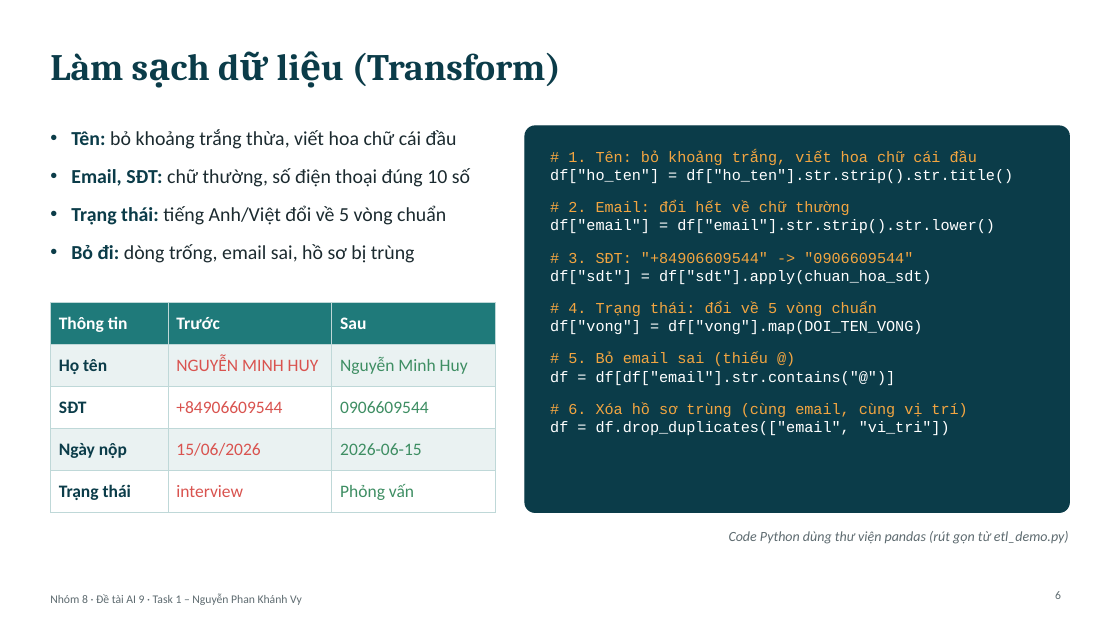
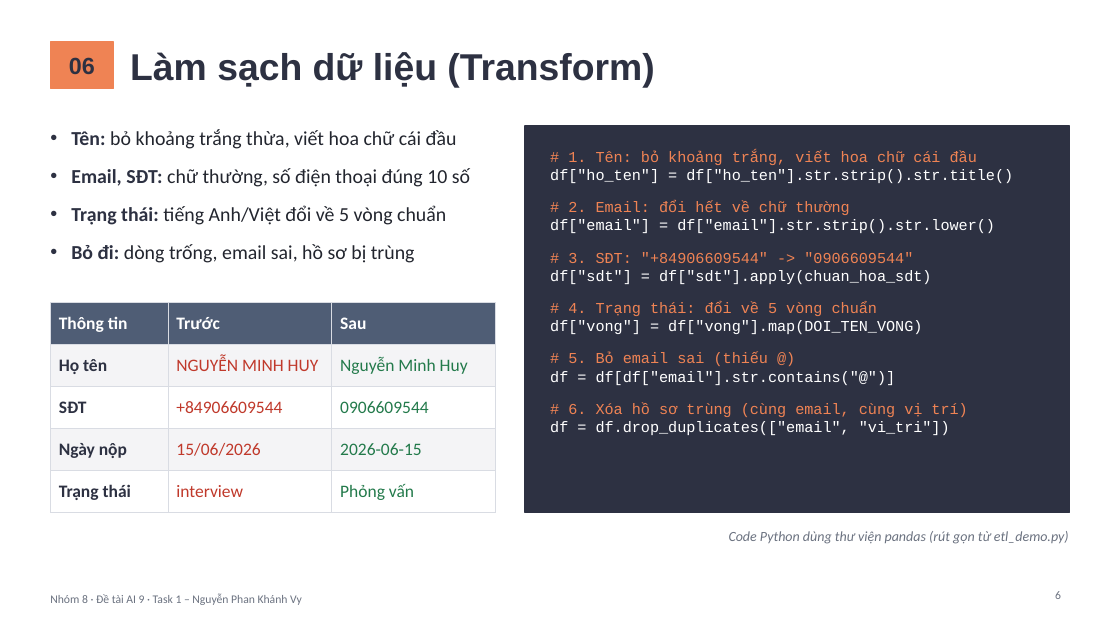
Before and after one commit to PhucHoang3010/Vietnamese-News-Classification, a slide deck: slide 6 of bai_tap_python_nhom8/task1_nguyen_phan_khanh_vy/2431540032_NguyenPhanKhanhVy.pptx. Drawn at 1120x630 pixels with LibreOffice and Linux fonts; fonts in the diff are those of the drawing. Boxes give left, top, right and bottom in pixels: in the first picture for what was removed or moved away, otherwise in the second. Text is boxed around its words. In the diff, an @@ line names an element or a change of style, - is before the commit and + after.

```diff
--- a/bai_tap_python_nhom8/task1_nguyen_phan_khanh_vy/2431540032_NguyenPhanKhanhVy.pptx
+++ b/bai_tap_python_nhom8/task1_nguyen_phan_khanh_vy/2431540032_NguyenPhanKhanhVy.pptx
@@ title "Làm sạch dữ liệu (Transform)": place and size @@
-title "Làm sạch dữ liệu (Transform)" at box(50, 53, 561, 86)
+title "Làm sạch dữ liệu (Transform)" at box(130, 52, 654, 87)
@@ title "Làm sạch dữ liệu (Transform)" at box(130, 52, 654, 87): font Cambria to Arial, text colour #0B3C49 to #2D3142 @@
@@ rectangle added at box(50, 42, 113, 88), fill #EF8354, outline #EF8354 1 pt @@
@@ text added at box(69, 57, 95, 74), 20 pt, text #2D3142, bold @@
+06
@@ text "Tên: bỏ khoảng trắng thừa, ..." at box(71, 129, 470, 263): text colour #0B3C49 to #2D3142 in "Tên:", "Email, SĐT:", "Trạng thái:", "Bỏ đi:"; text colour #1B2A2F to #22252E in "bỏ khoảng trắng thừa, viết hoa chữ ...", "chữ thường, số điện thoại đúng 10 ...", "tiếng Anh/Việt đổi về 5 vòng chuẩn", "dòng trống, email sai, hồ sơ bị ..." @@
@@ rounded rectangle removed at box(525, 126, 1070, 513) @@
@@ rectangle added at box(525, 126, 1070, 513), fill #2D3142, outline #2D3142 1 pt @@
@@ text at box(568, 151, 977, 417): text colour #F2A541 to #EF8354 in "# 1. Tên: bỏ khoảng trắng, viết ...", "# 2. Email: đổi hết về chữ ...", "# 3. SĐT: "+84906609544" -> "0906609544"", "# 4. Trạng thái: đổi về 5 ..." and 2 more places @@
@@ table at box(50, 302, 496, 504) @@
@@ fill #1F7A7A to #4F5D75 in row 1 @@
@@ fill #EAF2F2 to #F4F4F6 in 6 cells @@
@@ text colour #0B3C49 to #2D3142 in "Họ tên", "SĐT", "Ngày nộp", "Trạng thái" @@
@@ text colour #D9534F to #C0392B in "NGUYỄN MINH HUY", "+84906609544", "15/06/2026", "interview" @@
@@ text colour #3E8E63 to #237A4B in "Nguyễn Minh Huy", "0906609544", "2026-06-15", "Phỏng vấn" @@
@@ borders changed @@
@@ text "Code Python dùng thư viện ..." at box(729, 531, 1069, 544): text colour #5E6B70 to #6B7280 @@
@@ text "Nhóm 8 · Đề tài ..." at box(50, 593, 302, 605): text colour #5E6B70 to #6B7280 @@
```
Also in this commit, not shown: 9 other slides changed.
